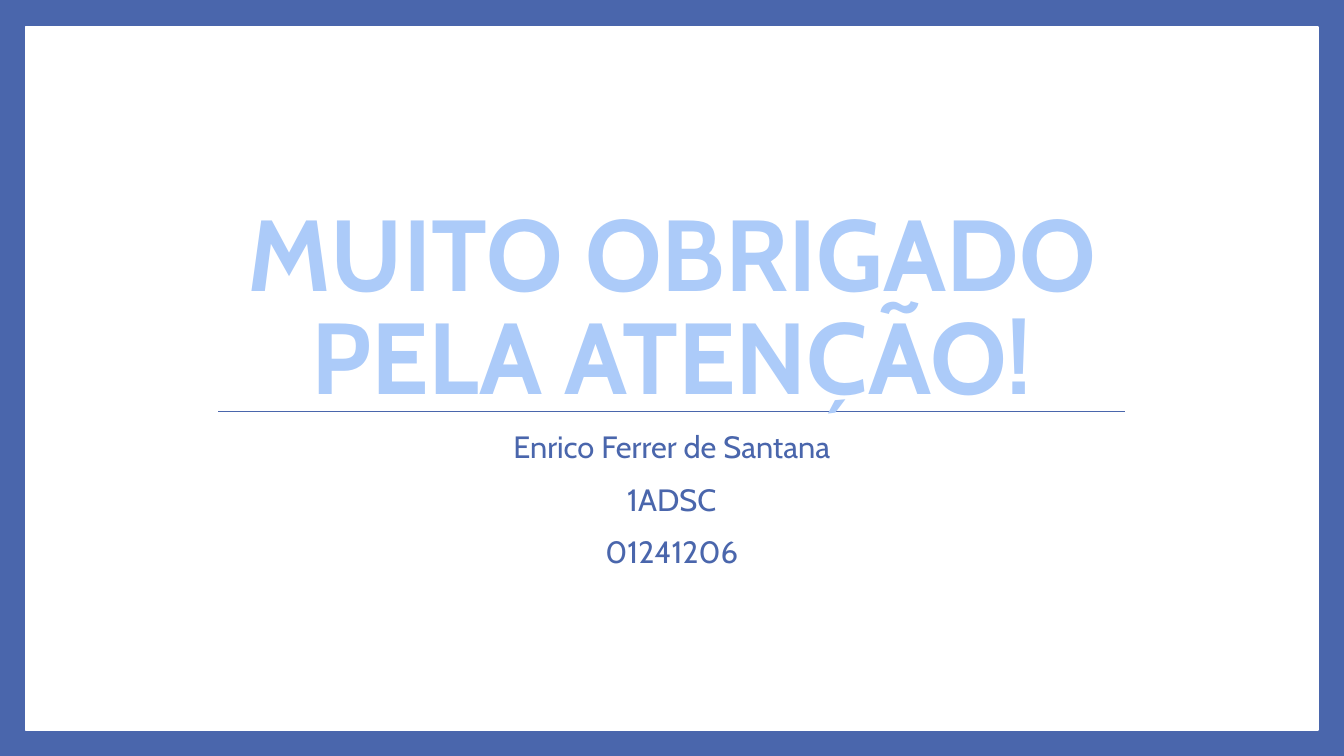
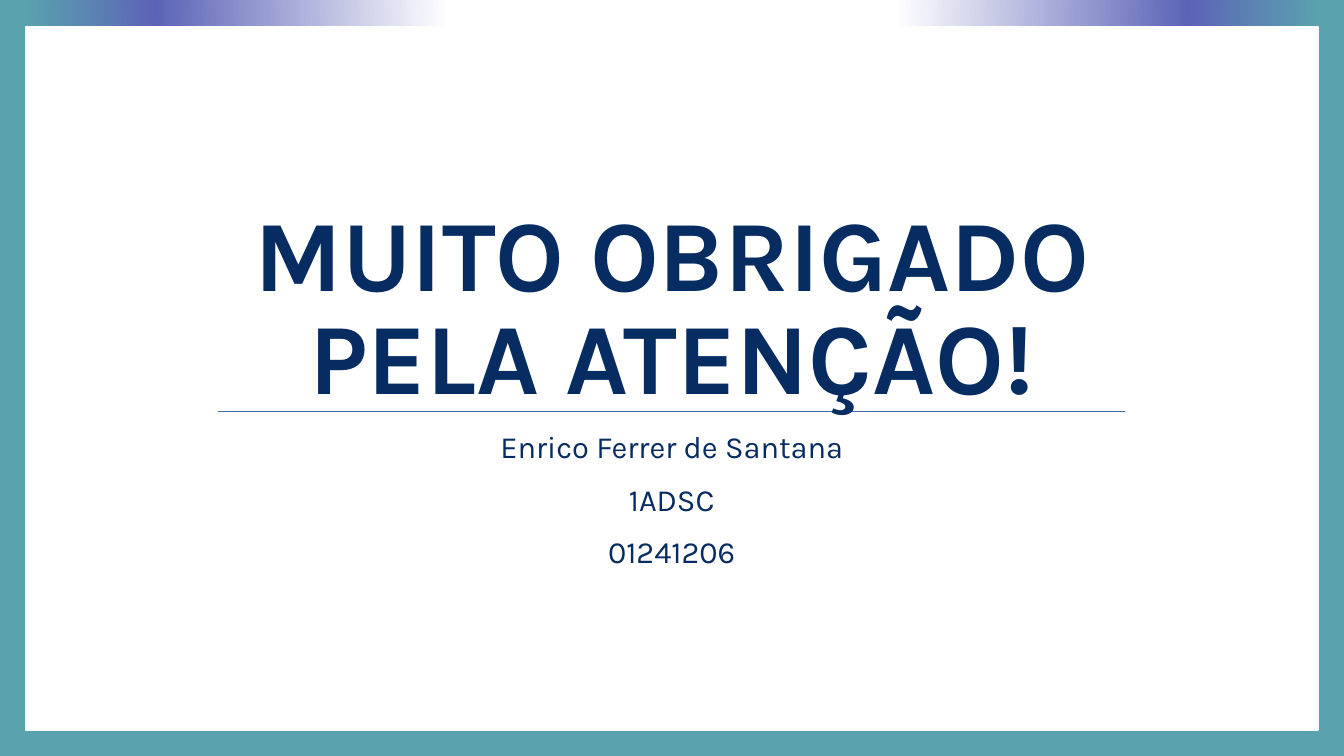
Before and after one commit to enricoferrer/Projeto-Individual, a slide deck: slide 11 of Slide Apresentação/O amor pela arte das oito armas.pptx (slide 8 before the commit). Drawn at 1344x756 pixels with LibreOffice and Linux fonts; fonts in the diff are those of the drawing. Boxes give left, top, right and bottom in pixels: in the first picture for what was removed or moved away, otherwise in the second. Text is boxed around its words. In the diff, an @@ line names an element or a change of style, - is before the commit and + after.

```diff
--- a/Slide Apresentação/O amor pela arte das oito armas.pptx
+++ b/Slide Apresentação/O amor pela arte das oito armas.pptx
@@ background #4A66AC to gradient #FFFFFF to #5C64B7 to #5AA2AE @@
@@ title "MUITO OBRIGADO PELA ATENÇÃO!" at box(254, 224, 1089, 415): font Cabin to Karla, text colour #ACCBF9 to #072C62 @@
@@ subtitle "Enrico Ferrer de Santana" at box(500, 437, 843, 564): font Cabin to Karla, text colour #4A66AC to #072C62 @@
```
Also in this commit, not shown: 7 other slides changed, 3 slides added, 3 other files.
